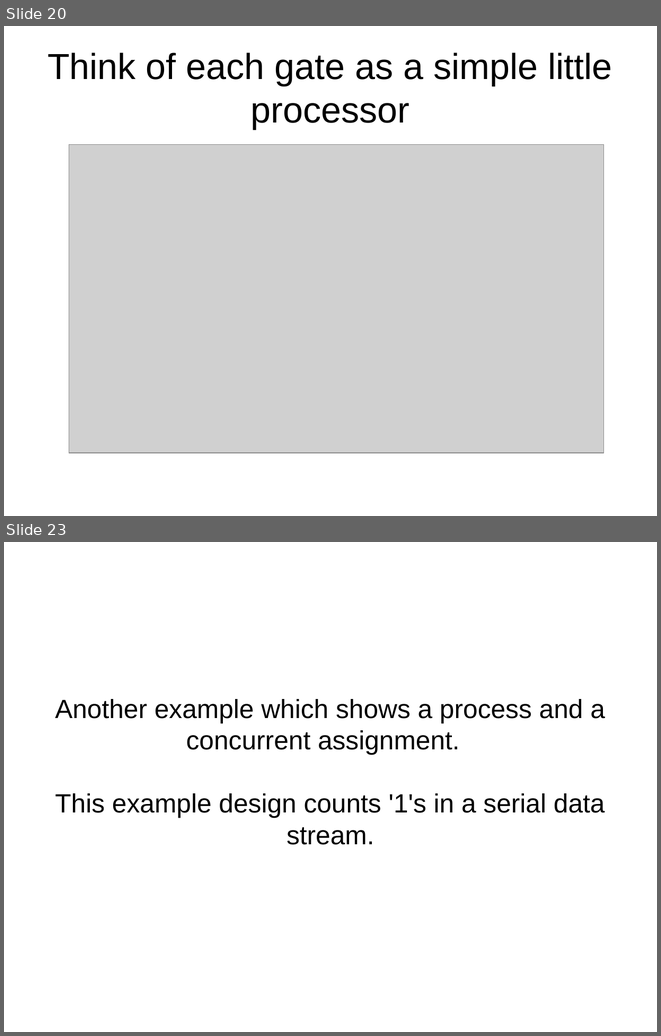
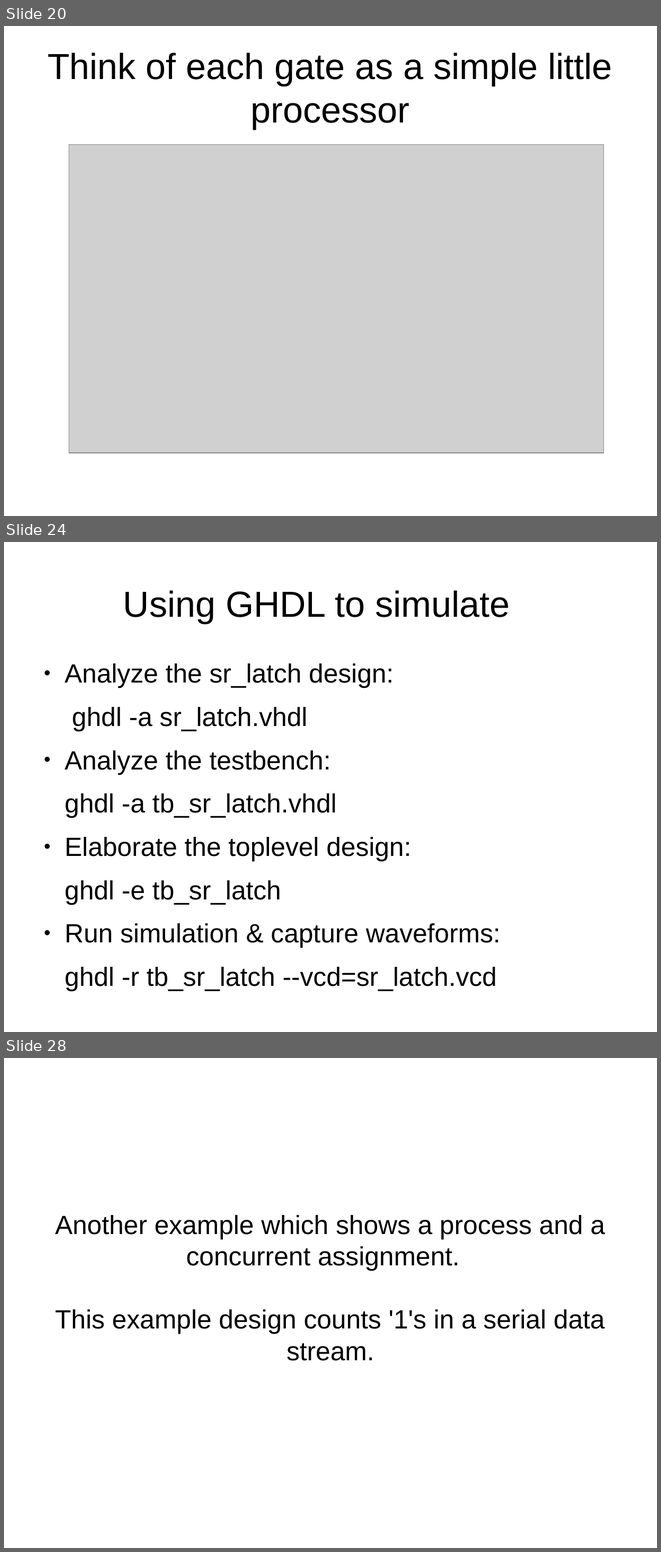
Before and after one commit to philtomson/fpga_pres, a slide deck: fpga_pres.odp. Shown one above the other, each under a label of ours: slides 20 and 23 before the commit, slides 20, 24 and 28 after it; the slides between them are not shown. The pictures are 661x1036 and 661x1552 pixels, drawn with LibreOffice and Linux fonts; fonts in the diff are those of the drawing; grey boxes stand for pictures. Boxes give left, top, right and bottom in pixels: in the first picture for what was removed or moved away, otherwise in the second. Text is boxed around its words. In the diff, an @@ line names an element or a change of style, - is before the commit and + after.

```diff
--- a/fpga_pres.odp
+++ b/fpga_pres.odp
@@ slide 24 added at [4,542,657,1032], background #FFFFFF @@
@@ title added at [123,590,510,623], 44 pt, text #000000 @@
+Using GHDL to simulate
@@ text added at [64,663,501,990], 32 pt, text #000000 @@
+● Analyze the sr_latch design:
+ghdl -a sr_latch.vhdl
+● Analyze the testbench:
+ghdl -a tb_sr_latch.vhdl
+● Elaborate the toplevel design:
+ghdl -e tb_sr_latch
+● Run simulation & capture waveforms:
+ghdl -r tb_sr_latch --vcd=sr_latch.vcd
@@ what was slide 23 is now slide 28 @@
```
Also in this commit, not shown: 4 slides changed, 5 other slides added, 1 other file.
